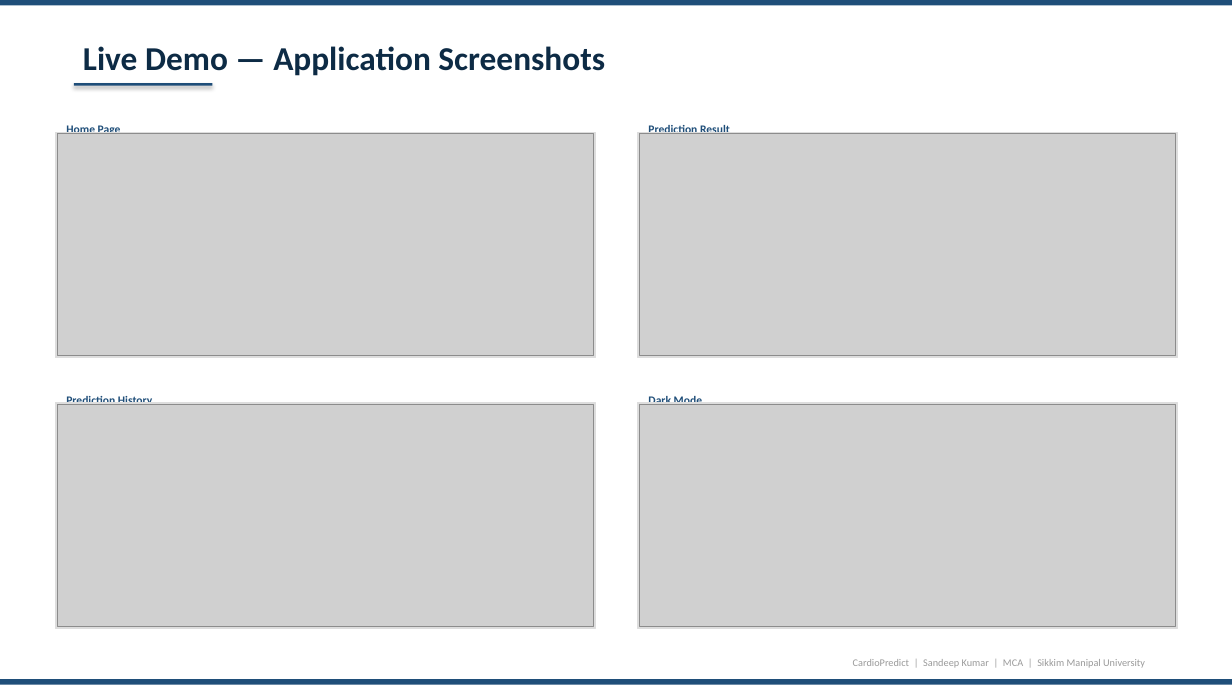
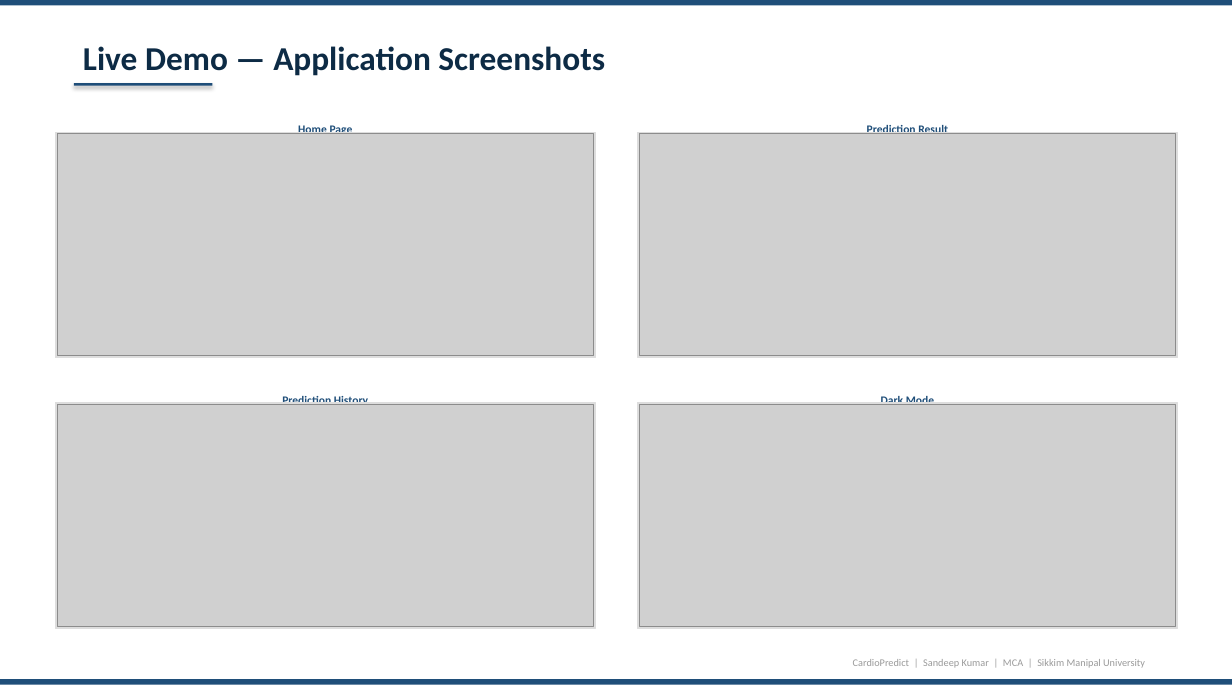
Before and after one commit to sandeeep-kr/HeartDiseaseProject, a slide deck: slide 12 of CardioPredict_Presentation.pptx. Drawn at 1232x693 pixels with LibreOffice and Linux fonts; fonts in the diff are those of the drawing; grey boxes stand for pictures. Boxes give left, top, right and bottom in pixels: in the first picture for what was removed or moved away, otherwise in the second. Text is boxed around its words. In the diff, an @@ line names an element or a change of style, - is before the commit and + after.

Commit message:
Center-align screenshot labels on Live Demo slide

```diff
--- a/CardioPredict_Presentation.pptx
+++ b/CardioPredict_Presentation.pptx
@@ alignment left to centre in 4 elements at [298,123,353,134], [867,123,948,134], [282,396,368,405], [881,396,934,405] @@
```
